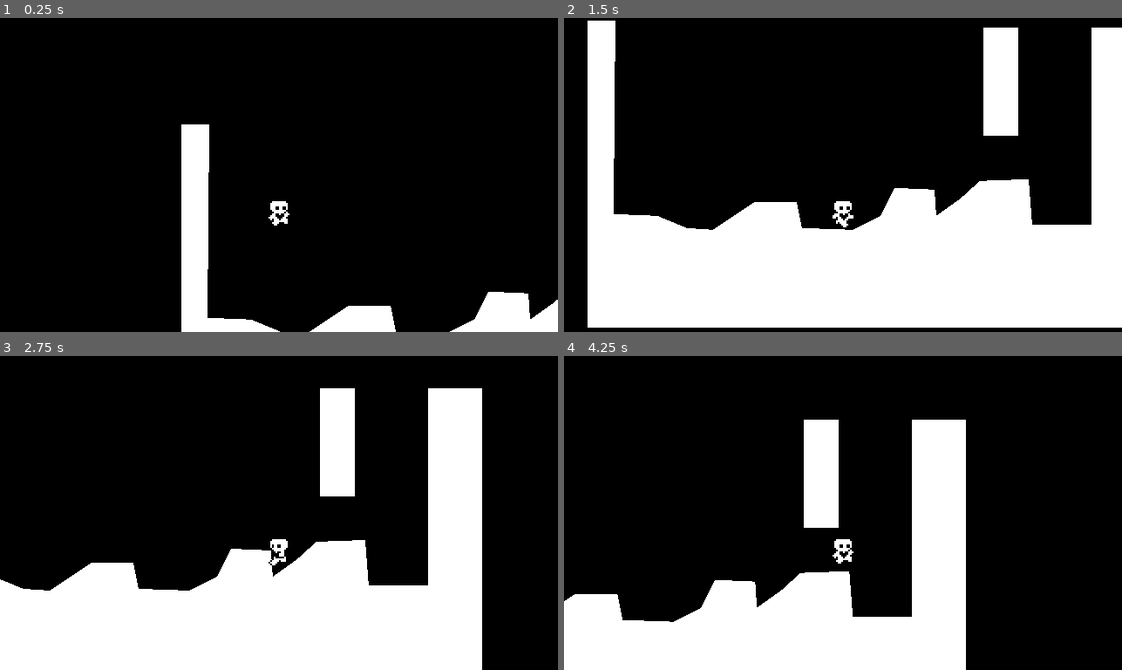
Above: before the commit, frames 1-4 (two rows, left to right).
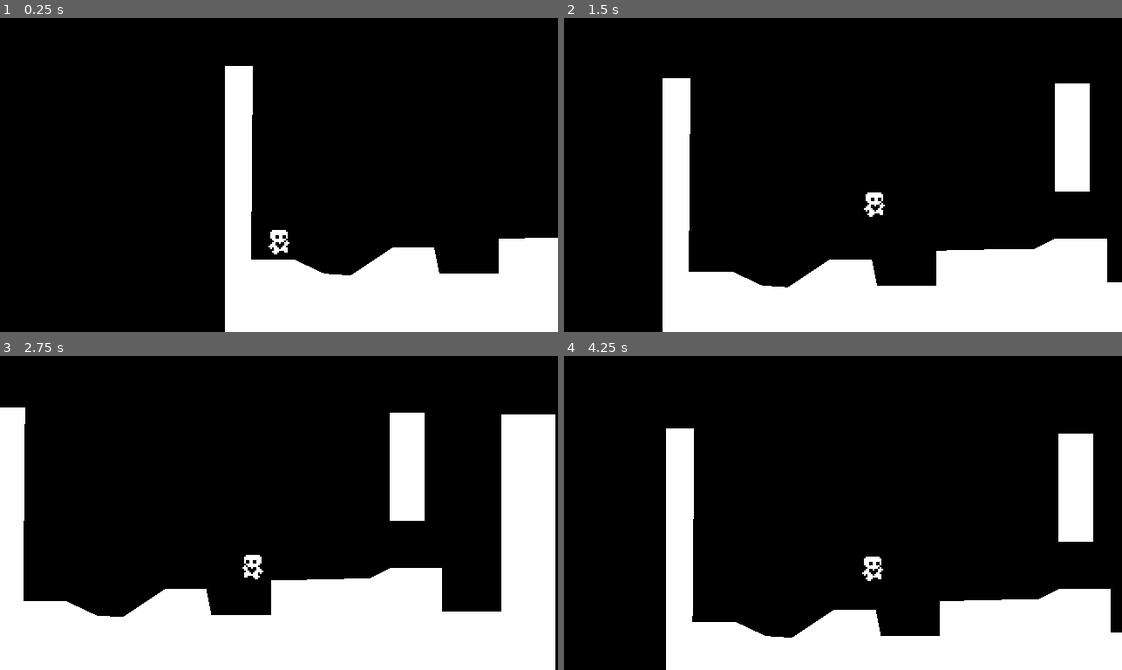
Above: after the commit, the same moments.

Repository: Travisbui/Heart-Platformer
Game: Godot game, scene res://Scenes/world.tscn
Same seed, same stepped clock (60 frames per second), same inputs: the game is played once before the commit and once after it.
Inputs:
- Up to frame 1 (0.25 s): no input
- Up to frame 2 (1.5 s): hold Right (ui_right) from 0.53 s (still down); tap Up (ui_up) at 0.6, 0.77, 1.07, 1.35 s
- Up to frame 3 (2.75 s): tap Up (ui_up) at 1.52, 1.82, 2.1 s; release Right (ui_right) at 2.03 s; hold Left (ui_left) from 2.03 s (still down)
- Up to frame 4 (4.25 s): release Left (ui_left) at 2.78 s; hold Right (ui_right) from 2.78 s (still down); tap Up (ui_up) at 2.85, 3.02, 3.32, 3.6, 3.77, 4.07 s

The runs differ from the first frame. In frame 1, 18% of the frame differs, in the area x 32-100%, y 15-100%; in frame 2, 33%, in the area x 4-100%, y 0-100%; in frame 3, 28%; in frame 4, 28%.

Commit message:
P5 heartplatformer

Diff:
--- a/Scenes/player.gd
+++ b/Scenes/player.gd
@@ -8,6 +8,7 @@
 
 @onready var animated_sprite_2d = $AnimatedSprite2D
 @onready var coyote_jump_timer = $CoyoteJumpTimer
+@onready var starting_position = global_position
 
 
 func _physics_process(delta):
@@ -48,7 +49,7 @@
 	if is_on_floor() or coyote_jump_timer.time_left > 0.0:
 		if Input.is_action_just_pressed("ui_up"):
 			velocity.y = movement_data.jump_velocity
-	if not is_on_floor():
+	elif not is_on_floor():
 		if Input.is_action_just_released("ui_up") and velocity.y < movement_data.jump_velocity / 2:
 			velocity.y = movement_data.jump_velocity / 2
 
@@ -83,3 +84,7 @@
 
 	if not is_on_floor():
 		animated_sprite_2d.play("jump")
+
+
+func _on_hazard_detector_area_entered(area):
+	global_position = starting_position
--- a/Scenes/player.tscn
+++ b/Scenes/player.tscn
@@ -81,7 +81,11 @@
 [sub_resource type="RectangleShape2D" id="RectangleShape2D_r1d0c"]
 size = Vector2(8, 16)
 
+[sub_resource type="RectangleShape2D" id="RectangleShape2D_flh4d"]
+size = Vector2(8, 13)
+
 [node name="Player" type="CharacterBody2D"]
+collision_layer = 2
 floor_constant_speed = true
 floor_snap_length = 2.0
 script = ExtResource("1_f7cls")
@@ -102,3 +106,14 @@
 
 [node name="Camera2D" type="Camera2D" parent="."]
 position = Vector2(2.08165e-12, -32)
+position_smoothing_enabled = true
+
+[node name="HazardDetector" type="Area2D" parent="."]
+collision_layer = 0
+collision_mask = 4
+
+[node name="CollisionShape2D" type="CollisionShape2D" parent="HazardDetector"]
+position = Vector2(0, -10)
+shape = SubResource("RectangleShape2D_flh4d")
+
+[connection signal="area_entered" from="HazardDetector" to="." method="_on_hazard_detector_area_entered"]
--- a/Scenes/world.tscn
+++ b/Scenes/world.tscn
@@ -1,7 +1,8 @@
-[gd_scene load_steps=4 format=3 uid="uid://co8bnsaimj5c1"]
+[gd_scene load_steps=5 format=3 uid="uid://co8bnsaimj5c1"]
 
 [ext_resource type="Script" path="res://Scenes/world.gd" id="1_bsbbn"]
 [ext_resource type="PackedScene" uid="uid://dt2t2ojpgks4x" path="res://Scenes/player.tscn" id="2_n32ax"]
+[ext_resource type="PackedScene" uid="uid://6jsoqvcs8feb" path="res://Assets/spikes.tscn" id="3_d4st4"]
 
 [sub_resource type="RectangleShape2D" id="RectangleShape2D_6ujip"]
 size = Vector2(19.75, 63)
@@ -12,13 +13,13 @@
 [node name="StaticBody2D" type="StaticBody2D" parent="."]
 
 [node name="CollisionPolygon2D" type="CollisionPolygon2D" parent="StaticBody2D"]
-position = Vector2(-1, -4)
-polygon = PackedVector2Array(0, 0, 16, 0, 15, 111, 40, 112, 57, 119, 72, 120, 96, 104, 120, 104, 123, 119, 152, 120, 168, 112, 176, 96, 199, 97, 200, 112, 214, 102, 225, 92, 253, 91, 255, 117, 289, 117, 289, 4, 320, 4, 320, 15, 320, 176, 0, 176)
+position = Vector2(1, -3)
+polygon = PackedVector2Array(0, 0, 16, 0, 15, 111, 40, 111, 57, 119, 72, 120, 96, 104, 120, 104, 123, 119, 152, 119, 157, 119, 157, 99, 200, 98, 219, 98, 211, 99, 225, 92, 255, 92, 255, 117, 289, 117, 289, 4, 320, 4, 320, 15, 320, 176, 0, 176)
 
 [node name="Polygon2D" type="Polygon2D" parent="StaticBody2D/CollisionPolygon2D"]
 
 [node name="Player" parent="." instance=ExtResource("2_n32ax")]
-position = Vector2(55, 31)
+position = Vector2(32, 82)
 
 [node name="StaticBody2D2" type="StaticBody2D" parent="."]
 
@@ -30,3 +31,15 @@
 offset_left = 226.0
 offset_right = 246.0
 offset_bottom = 62.0
+
+[node name="Spikes" parent="." instance=ExtResource("3_d4st4")]
+position = Vector2(122, 115)
+
+[node name="Spikes2" parent="." instance=ExtResource("3_d4st4")]
+position = Vector2(140, 115)
+
+[node name="Spikes4" parent="." instance=ExtResource("3_d4st4")]
+position = Vector2(255, 113)
+
+[node name="Spikes5" parent="." instance=ExtResource("3_d4st4")]
+position = Vector2(271, 113)
--- /dev/null
+++ b/hazard_area.tscn
@@ -0,0 +1,5 @@
+[gd_scene format=3 uid="uid://cffc5hrnt8745"]
+
+[node name="HazardArea" type="Area2D"]
+collision_layer = 4
+collision_mask = 0
--- a/project.godot
+++ b/project.godot
@@ -25,30 +25,6 @@
 
 [input]
 
-ui_left={
-"deadzone": 0.5,
-"events": [Object(InputEventKey,"resource_local_to_scene":false,"resource_name":"","device":0,"window_id":0,"alt_pressed":false,"shift_pressed":false,"ctrl_pressed":false,"meta_pressed":false,"pressed":false,"keycode":4194319,"physical_keycode":0,"key_label":0,"unicode":0,"echo":false,"script":null)
-, Object(InputEventJoypadButton,"resource_local_to_scene":false,"resource_name":"","device":0,"button_index":13,"pressure":0.0,"pressed":false,"script":null)
-, Object(InputEventJoypadMotion,"resource_local_to_scene":false,"resource_name":"","device":0,"axis":0,"axis_value":-1.0,"script":null)
-, Object(InputEventKey,"resource_local_to_scene":false,"resource_name":"","device":-1,"window_id":0,"alt_pressed":false,"shift_pressed":false,"ctrl_pressed":false,"meta_pressed":false,"pressed":false,"keycode":0,"physical_keycode":65,"key_label":0,"unicode":97,"echo":false,"script":null)
-]
-}
-ui_right={
-"deadzone": 0.5,
-"events": [Object(InputEventKey,"resource_local_to_scene":false,"resource_name":"","device":0,"window_id":0,"alt_pressed":false,"shift_pressed":false,"ctrl_pressed":false,"meta_pressed":false,"pressed":false,"keycode":4194321,"physical_keycode":0,"key_label":0,"unicode":0,"echo":false,"script":null)
-, Object(InputEventJoypadButton,"resource_local_to_scene":false,"resource_name":"","device":0,"button_index":14,"pressure":0.0,"pressed":false,"script":null)
-, Object(InputEventJoypadMotion,"resource_local_to_scene":false,"resource_name":"","device":0,"axis":0,"axis_value":1.0,"script":null)
-, Object(InputEventKey,"resource_local_to_scene":false,"resource_name":"","device":-1,"window_id":0,"alt_pressed":false,"shift_pressed":false,"ctrl_pressed":false,"meta_pressed":false,"pressed":false,"keycode":0,"physical_keycode":68,"key_label":0,"unicode":100,"echo":false,"script":null)
-]
-}
-ui_up={
-"deadzone": 0.5,
-"events": [Object(InputEventKey,"resource_local_to_scene":false,"resource_name":"","device":0,"window_id":0,"alt_pressed":false,"shift_pressed":false,"ctrl_pressed":false,"meta_pressed":false,"pressed":false,"keycode":4194320,"physical_keycode":0,"key_label":0,"unicode":0,"echo":false,"script":null)
-, Object(InputEventJoypadButton,"resource_local_to_scene":false,"resource_name":"","device":0,"button_index":11,"pressure":0.0,"pressed":false,"script":null)
-, Object(InputEventJoypadMotion,"resource_local_to_scene":false,"resource_name":"","device":0,"axis":1,"axis_value":-1.0,"script":null)
-, Object(InputEventKey,"resource_local_to_scene":false,"resource_name":"","device":-1,"window_id":0,"alt_pressed":false,"shift_pressed":false,"ctrl_pressed":false,"meta_pressed":false,"pressed":false,"keycode":0,"physical_keycode":32,"key_label":0,"unicode":32,"echo":false,"script":null)
-]
-}
 left={
 "deadzone": 0.5,
 "events": [Object(InputEventKey,"resource_local_to_scene":false,"resource_name":"","device":-1,"window_id":0,"alt_pressed":false,"shift_pressed":false,"ctrl_pressed":false,"meta_pressed":false,"pressed":false,"keycode":0,"physical_keycode":65,"key_label":0,"unicode":97,"echo":false,"script":null)
@@ -65,6 +41,12 @@
 ]
 }
 
+[layer_names]
+
+2d_physics/layer_1="World"
+2d_physics/layer_2="Player"
+2d_physics/layer_3="Hazards"
+
 [rendering]
 
 textures/canvas_textures/default_texture_filter=0
--- /dev/null
+++ b/spikes.tscn
@@ -0,0 +1,20 @@
+[gd_scene load_steps=3 format=3 uid="uid://cmsyhqq4cittb"]
+
+[ext_resource type="Texture2D" uid="uid://bery1gkgvet26" path="res://Assets/spikes.png" id="1_bh2l7"]
+[ext_resource type="PackedScene" uid="uid://c4itr5hgm1hfr" path="res://Assets/hazard_area.tscn" id="2_jrt2m"]
+
+[node name="Spikes" type="Node2D"]
+position = Vector2(8, -8)
+
+[node name="Sprite2D" type="Sprite2D" parent="."]
+light_mask = 4
+texture = ExtResource("1_bh2l7")
+
+[node name="HazardArea" parent="." instance=ExtResource("2_jrt2m")]
+
+[node name="CollisionPolygon2D" type="CollisionPolygon2D" parent="HazardArea"]
+polygon = PackedVector2Array(-8, 8, -5, 1, -4, 1, -1, 8)
+
+[node name="CollisionPolygon2D" type="CollisionPolygon2D" parent="HazardArea/CollisionPolygon2D"]
+position = Vector2(8, 0)
+polygon = PackedVector2Array(-8, 8, -5, 1, -4, 1, -1, 8)
Not shown: 1 places in Scenes/player.tscn that only renumber resources
